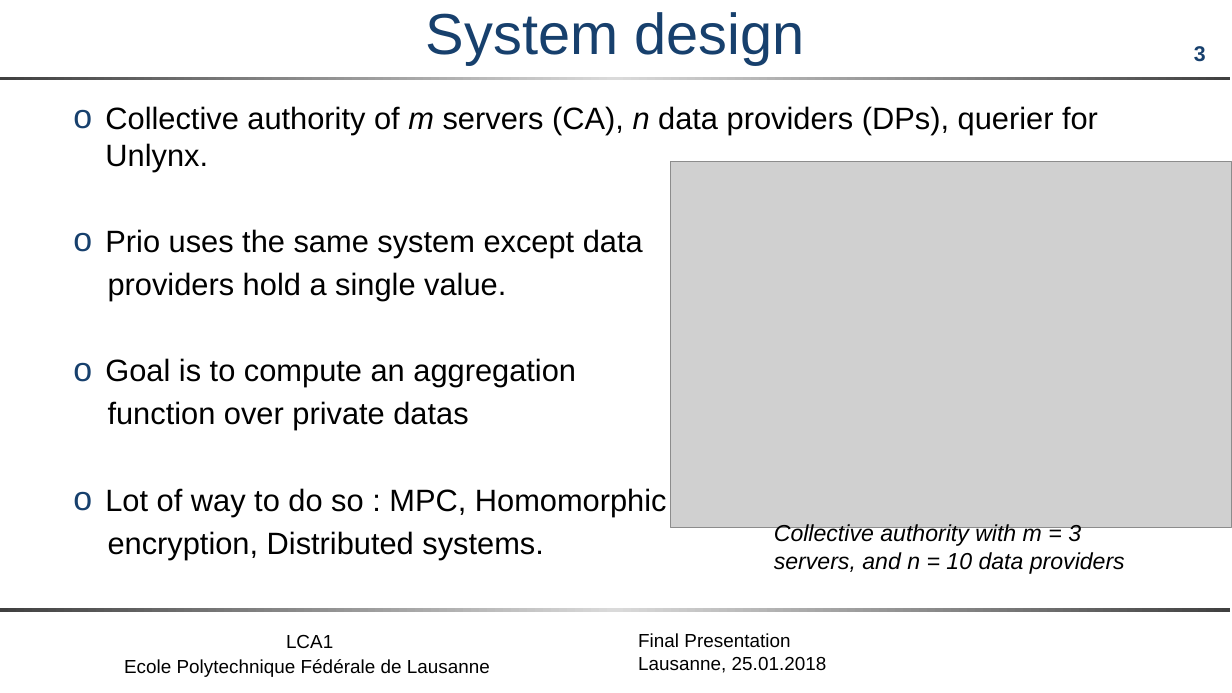
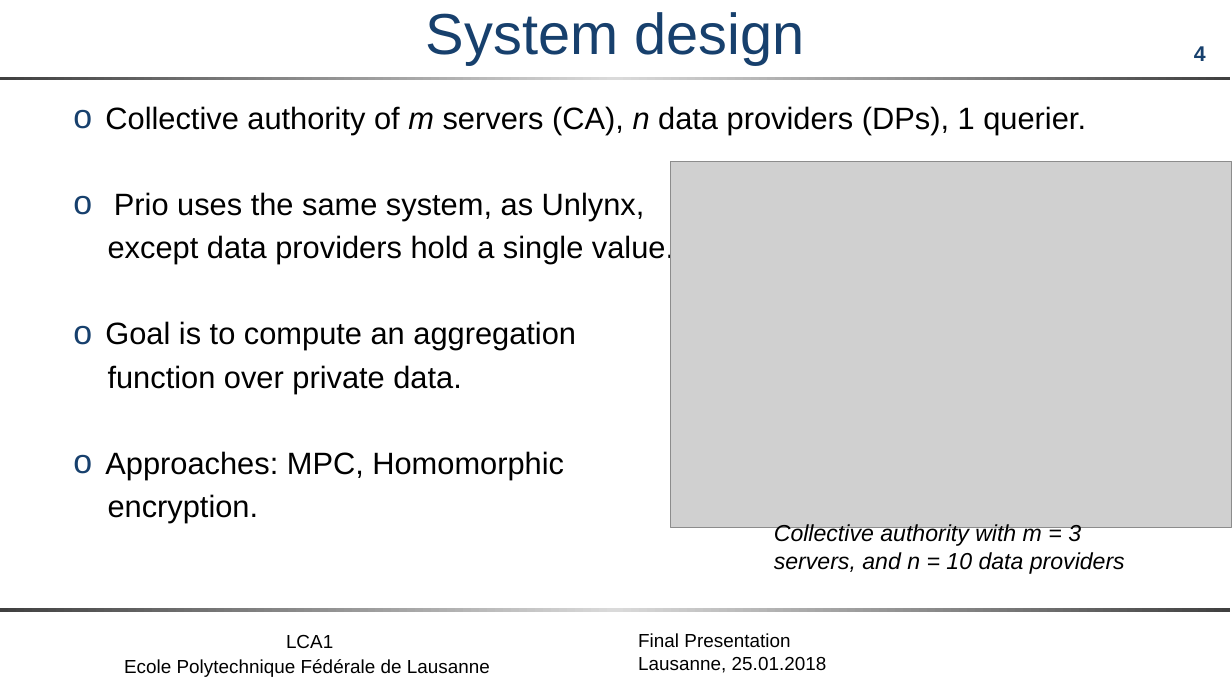
Before and after one commit to maxpr/MasterProjectDocuments, a slide deck: slide 4 of doc/FinalPresentation.pptx (slide 3 before the commit). Drawn at 1232x693 pixels with LibreOffice and Linux fonts; fonts in the diff are those of the drawing; grey boxes stand for pictures; background and template pictures are left out. Boxes give left, top, right and bottom in pixels: in the first picture for what was removed or moved away, otherwise in the second. Text is boxed around its words. In the diff, an @@ line names an element or a change of style, - is before the commit and + after.

```diff
--- a/doc/FinalPresentation.pptx
+++ b/doc/FinalPresentation.pptx
@@ page number at box(1194, 46, 1206, 61): text changed @@
-3
+4
@@ text at box(105, 106, 1086, 264): text changed @@
-o Collective authority of m servers (CA), n data providers (DPs), querier for Unlynx.
-o Prio uses the same system except data
-providers hold a single value.
+o Collective authority of m servers (CA), n data providers (DPs), 1 querier.
+o Prio uses the same system, as Unlynx,
+except data providers hold a single value.
@@ text at box(105, 365, 564, 522): text changed @@
-function over private datas
-o Lot of way to do so : MPC, Homomorphic
-encryption, Distributed systems.
+function over private data.
+o Approaches: MPC, Homomorphic
+encryption.
```
Also in this commit, not shown: 13 other slides changed, 4 slides added, 3 slides removed, 10 other files.
